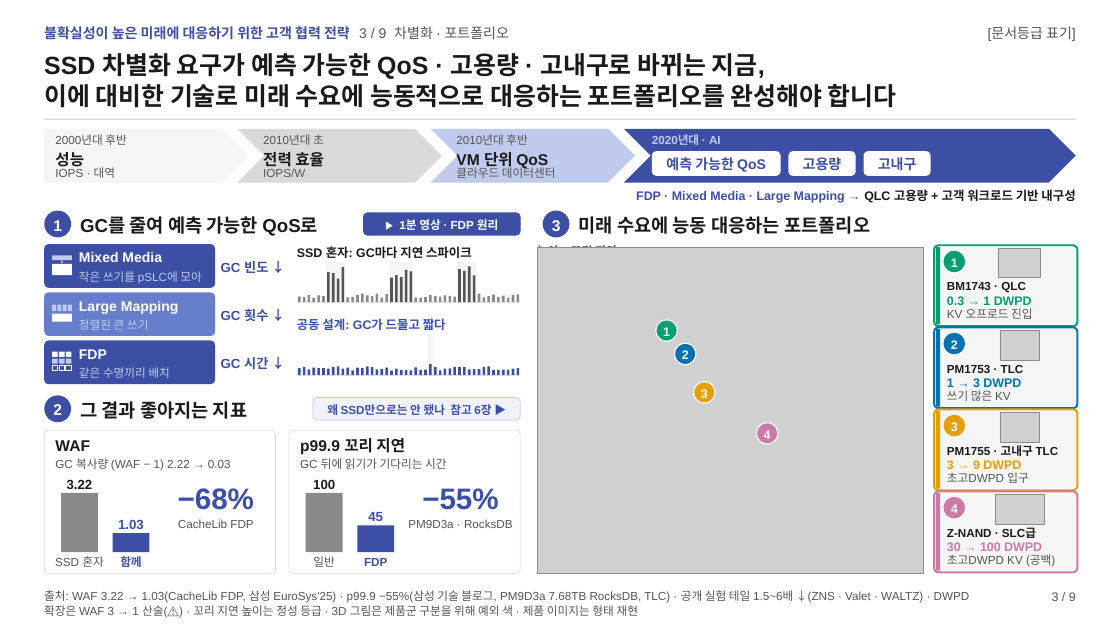
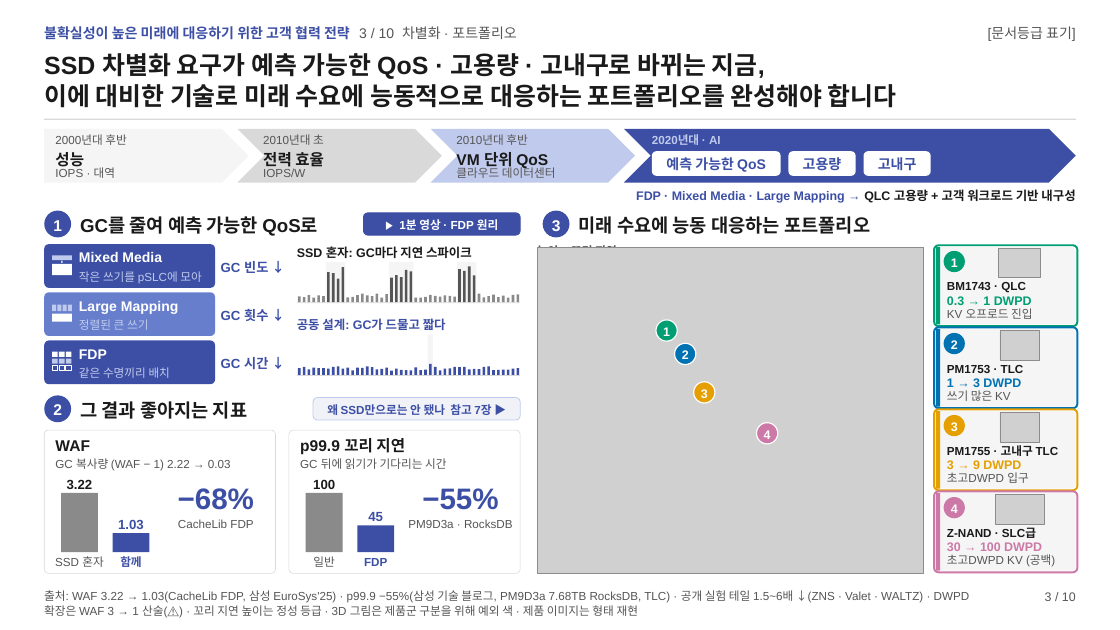
Before and after one commit to k31001/action-learning, a slide deck: slide 3 of dashboard/public/presentations/ssd-future-ready-strategy.pptx. Drawn at 1120x630 pixels with LibreOffice and Linux fonts; fonts in the diff are those of the drawing; grey boxes stand for pictures. Boxes give left, top, right and bottom in pixels: in the first picture for what was removed or moved away, otherwise in the second. Text is boxed around its words. In the diff, an @@ line names an element or a change of style, - is before the commit and + after.

```diff
--- a/dashboard/public/presentations/ssd-future-ready-strategy.pptx
+++ b/dashboard/public/presentations/ssd-future-ready-strategy.pptx
@@ text at (44, 26, 516, 40): text changed @@
-불확실성이 높은 미래에 대응하기 위한 고객 협력 전략 3 / 9 차별화 · 포트폴리오
+불확실성이 높은 미래에 대응하기 위한 고객 협력 전략 3 / 10 차별화 · 포트폴리오
@@ text at (327, 404, 491, 415): text changed @@
-왜 SSD만으로는 안 됐나 참고 6장 ▶
+왜 SSD만으로는 안 됐나 참고 7장 ▶
@@ text at (1045, 592, 1076, 601): text changed @@
-3 / 9
+3 / 10
```
Also in this commit, not shown: 8 other slides changed, 1 slide added, 24 other files.
